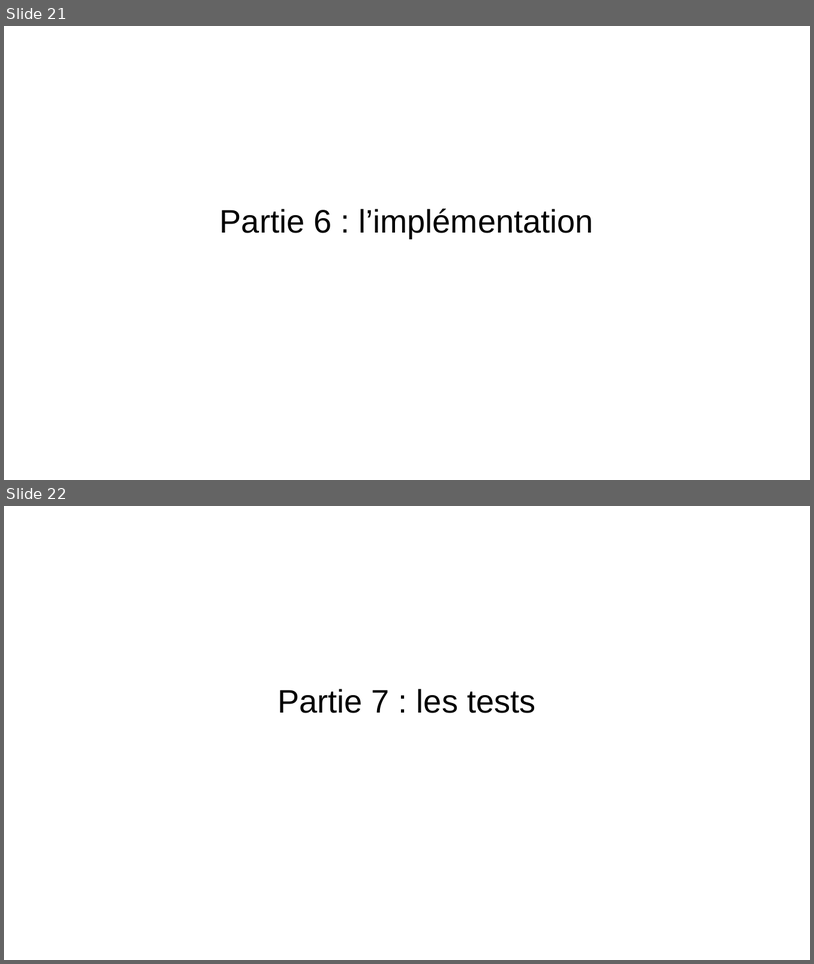
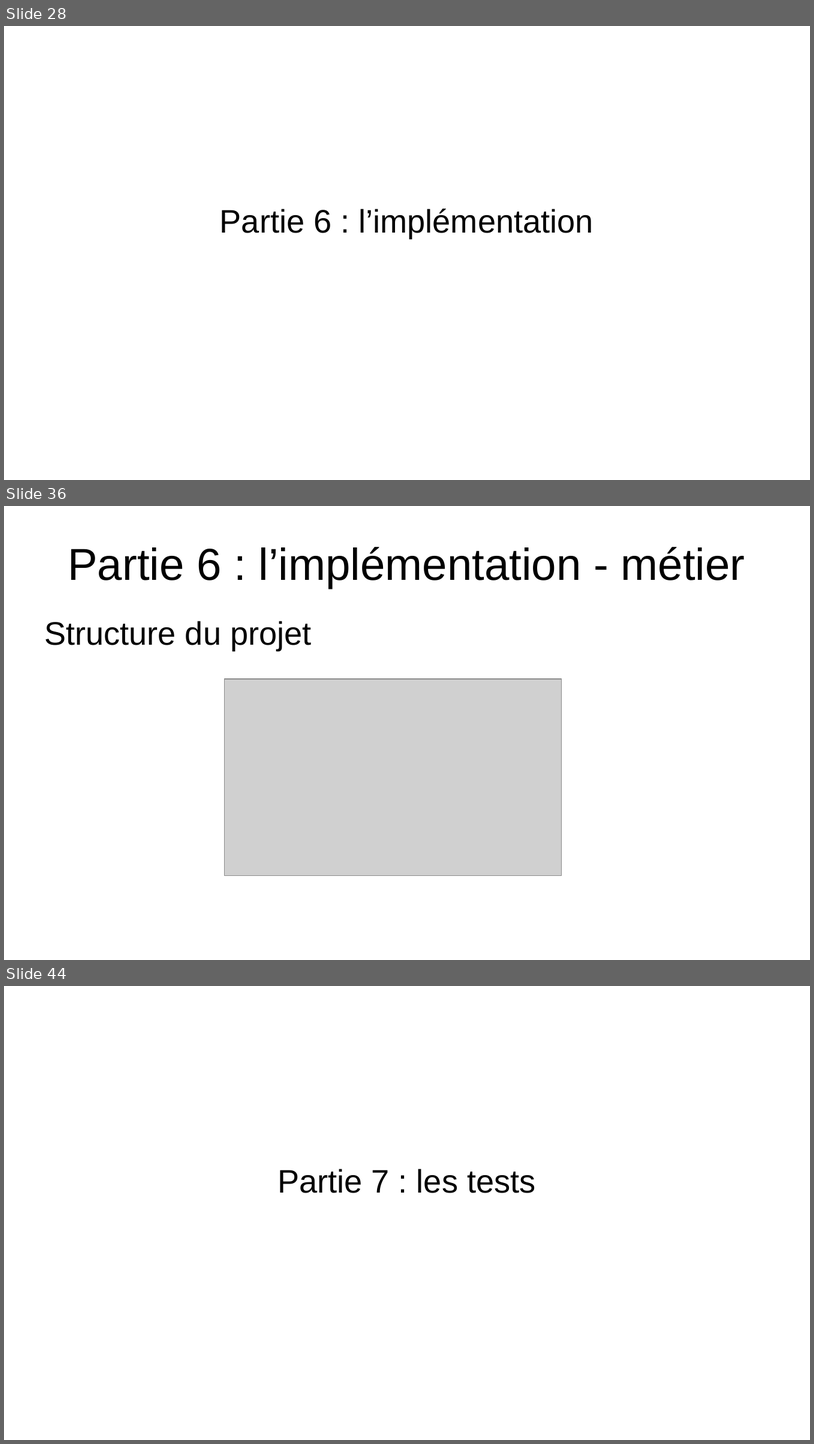
Before and after one commit to EmmaBroudic/Projet-Nooky, a slide deck: doc/Nooky.odp. Shown one above the other, each under a label of ours: slides 21 and 22 before the commit, slides 28, 36 and 44 after it; the slides between them are not shown. The pictures are 814x964 and 814x1444 pixels, drawn with LibreOffice and Linux fonts; fonts in the diff are those of the drawing; grey boxes stand for pictures. Boxes give left, top, right and bottom in pixels: in the first picture for what was removed or moved away, otherwise in the second. Text is boxed around its words. In the diff, an @@ line names an element or a change of style, - is before the commit and + after.

```diff
--- a/doc/Nooky.odp
+++ b/doc/Nooky.odp
@@ slide 36 added at (4,506,810,960), background #FFFFFF @@
@@ title added at (68,547,746,588), 44 pt, text #000000 @@
+Partie 6 : l’implémentation - métier
@@ text added at (44,621,311,650), 32 pt, text #000000 @@
+Structure du projet
@@ picture added at (225,679,563,875) @@
@@ what was slide 21 is now slide 28 @@
@@ what was slide 22 is now slide 44 @@
```
Also in this commit, not shown: 2 slides changed, 28 other slides added, 8 other files.
